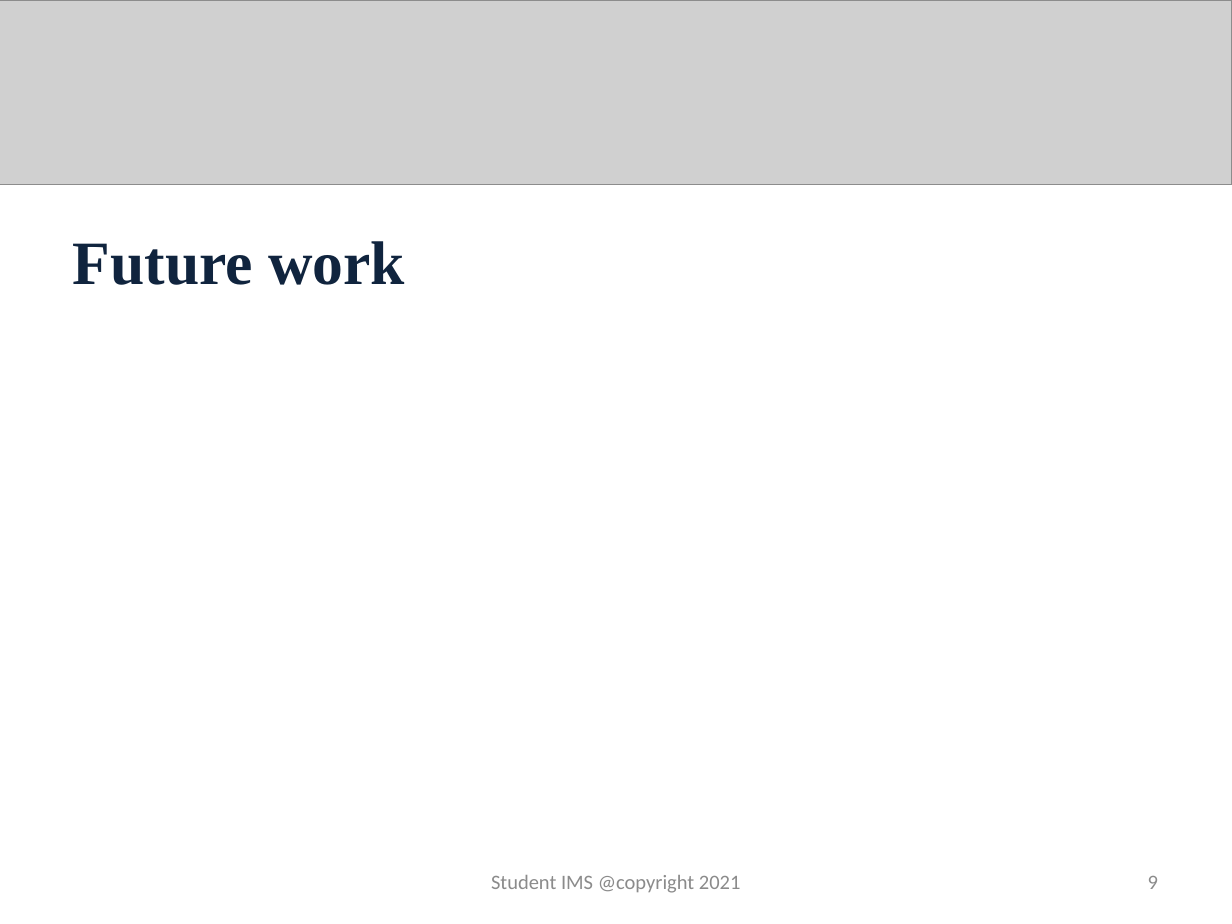
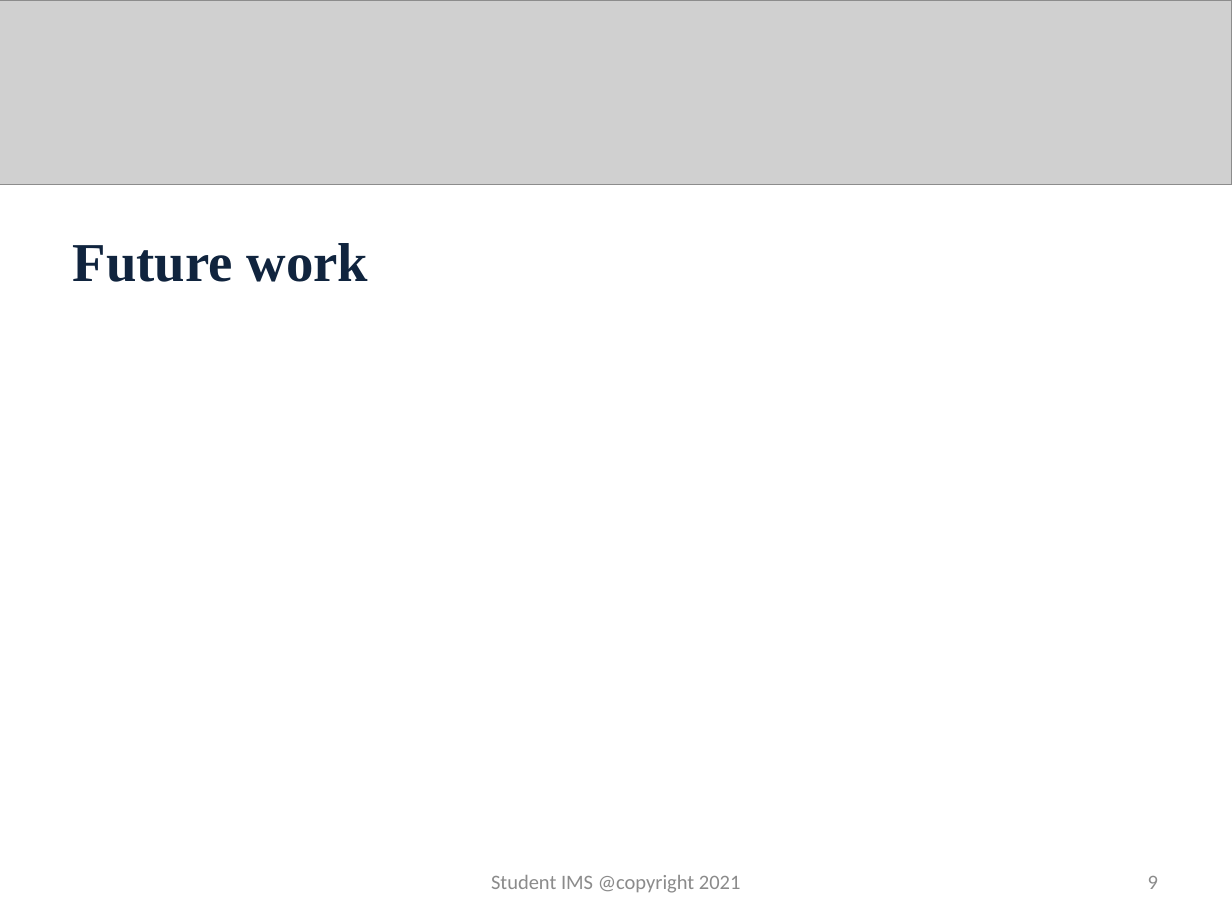
Before and after one commit to github-rinzin/documentation, a slide deck: slide 9 of fifth_review.pptx. Drawn at 1232x924 pixels with LibreOffice and Linux fonts; fonts in the diff are those of the drawing; grey boxes stand for pictures. Boxes give left, top, right and bottom in pixels: in the first picture for what was removed or moved away, otherwise in the second. Text is boxed around its words. In the diff, an @@ line names an element or a change of style, - is before the commit and + after.

```diff
--- a/fifth_review.pptx
+++ b/fifth_review.pptx
@@ title "Future work" at (x1=73, y1=243, x2=369, y2=282): size 36 to 32 pt @@
```
Also in this commit, not shown: 6 other slides changed.
